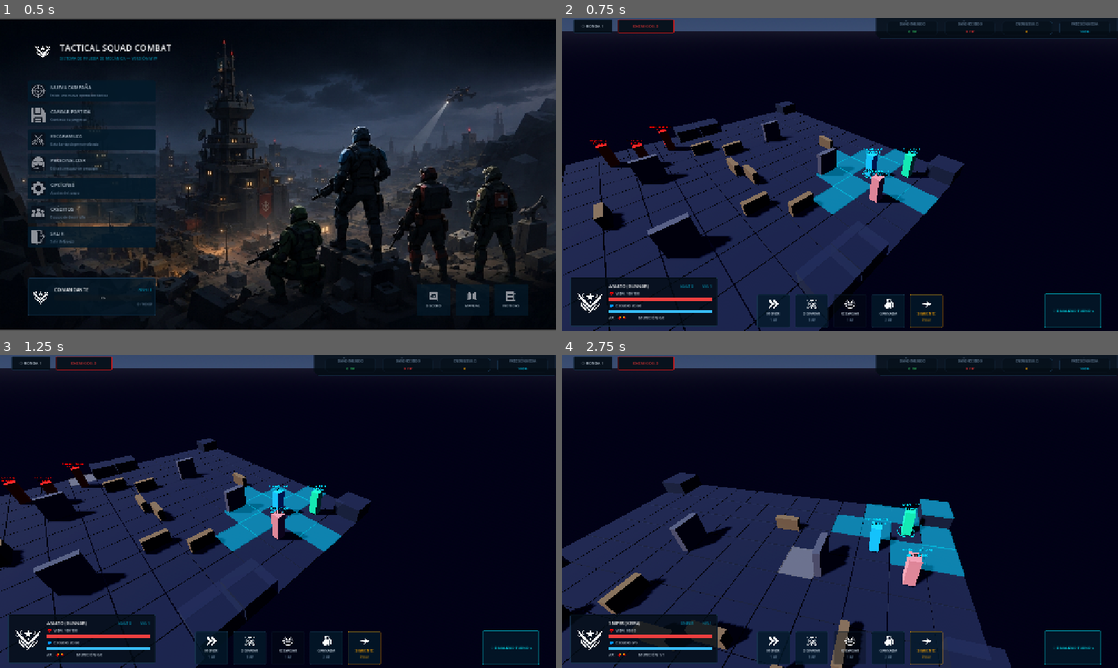
Above: before the commit, frames 1-4 (two rows, left to right).
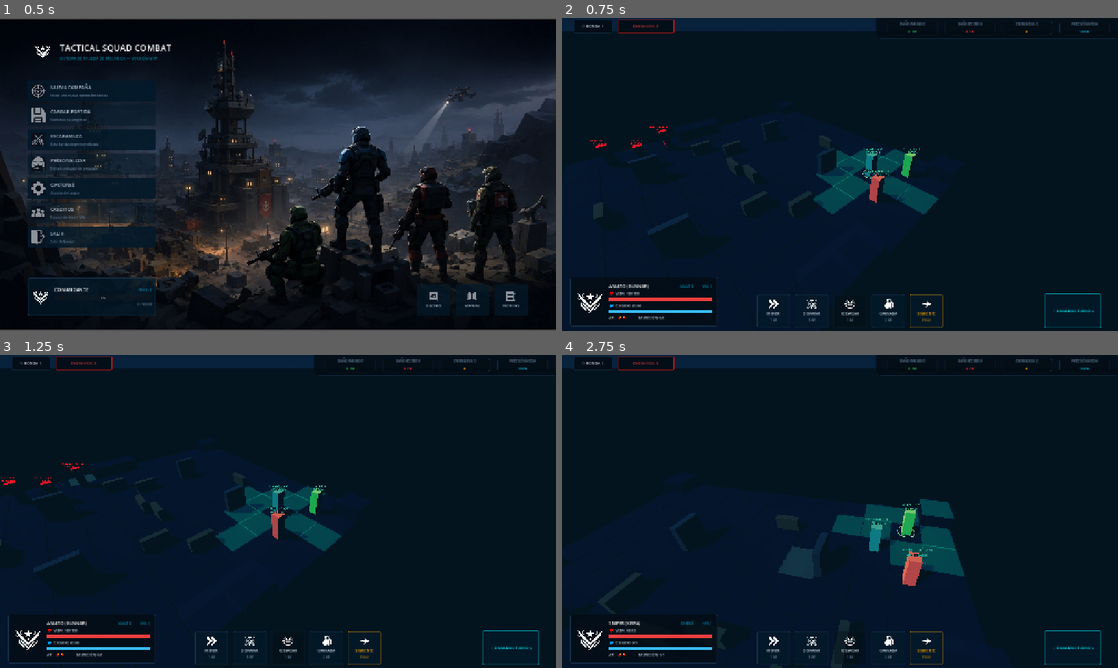
Above: after the commit, the same moments.

Repository: axel-molina/WarTacticGame
Game: Godot game, scene res://scenes/menu/menu_scene.tscn
Same seed, same stepped clock (60 frames per second), same inputs: the game is played once before the commit and once after it.
Inputs (mouse positions are in pixels of both pictures, inside the frame that each line leads up to):
- Up to frame 1 (0.5 s): no input
- Up to frame 2 (0.75 s): click (650, 140) at 0.5 s
- Up to frame 3 (1.25 s): no input
- Up to frame 4 (2.75 s): tap Enter at 1.25 s; move the mouse to (962, 495) at 1.27 s; hold Right (ui_right) 1.28-2 s; hold Q 1.28-2 s; click (962, 495) at 1.42 s; drag from (728, 527) to (812, 574) at 2.02 s

Frame 1 is identical in both runs. In frame 2, 31% of the frame differs, in the area x 0-73%, y 0-100%; in frame 3, 27%; in frame 4, 31%, in the area x 0-81%, y 0-100%.

Commit message:
Implement cinematic 'Teal and Orange' color grading, ACES tonemapping and cool directional lighting filter in battle scene

Diff:
--- a/tactical-squad-combat/scenes/main/battle_scene.tscn
+++ b/tactical-squad-combat/scenes/main/battle_scene.tscn
@@ -14,11 +14,27 @@
 [sub_resource type="Sky" id="Sky_1"]
 sky_material = SubResource("ProceduralSkyMaterial_1")
 
+[sub_resource type="Gradient" id="Gradient_TealOrange"]
+offsets = PackedFloat32Array(0, 0.35, 0.72, 1)
+colors = PackedColorArray(0.0156863, 0.0784314, 0.117647, 1, 0.0784314, 0.180392, 0.235294, 1, 0.627451, 0.470588, 0.313725, 1, 1, 0.784314, 0.54902, 1)
+
+[sub_resource type="GradientTexture1D" id="GradientTexture1D_Cinematic"]
+gradient = SubResource("Gradient_TealOrange")
+
 [sub_resource type="Environment" id="Environment_1"]
 background_mode = 2
 sky = SubResource("Sky_1")
-tonemap_mode = 2
+tonemap_mode = 3
 glow_enabled = true
+glow_intensity = 0.6
+glow_strength = 1.1
+glow_bloom = 0.2
+glow_blend_mode = 1
+adjustment_enabled = true
+adjustment_brightness = 0.95
+adjustment_contrast = 1.15
+adjustment_saturation = 0.92
+adjustment_color_correction = SubResource("GradientTexture1D_Cinematic")
 
 [node name="BattleScene" type="Node3D"]
 script = ExtResource("1_script")
@@ -28,6 +44,8 @@
 
 [node name="DirectionalLight3D" type="DirectionalLight3D" parent="."]
 transform = Transform3D(0.707107, -0.5, 0.5, 0, 0.707107, 0.707107, -0.707107, -0.5, 0.5, 0, 10, 0)
+light_color = Color(0.8, 0.9, 0.95, 1)
+light_energy = 1.2
 shadow_enabled = true
 
 [node name="GridManager" type="Node3D" parent="."]
